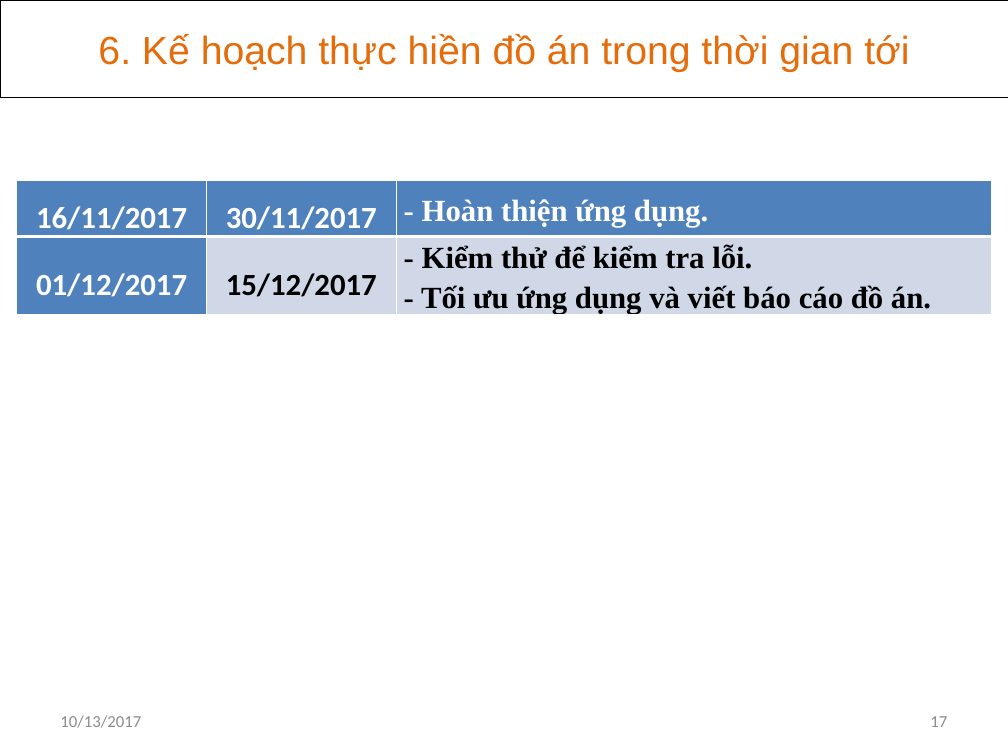
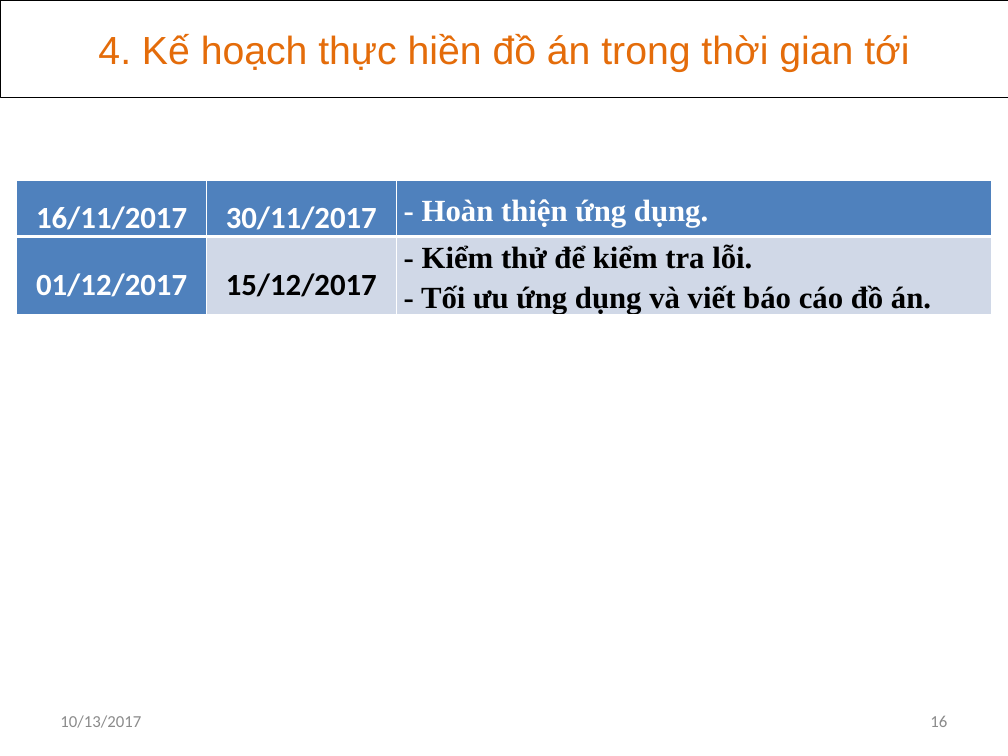
Before and after one commit to khanhvinhit/Do-An, a slide deck: slide 16 of THESIS/DACN_UD_Hoc_KHo_CTK37_BaoCao_D2.pptx (slide 17 before the commit). Drawn at 1008x756 pixels with LibreOffice and Linux fonts; fonts in the diff are those of the drawing. Boxes give left, top, right and bottom in pixels: in the first picture for what was removed or moved away, otherwise in the second. Text is boxed around its words. In the diff, an @@ line names an element or a change of style, - is before the commit and + after.

```diff
--- a/THESIS/DACN_UD_Hoc_KHo_CTK37_BaoCao_D2.pptx
+++ b/THESIS/DACN_UD_Hoc_KHo_CTK37_BaoCao_D2.pptx
@@ text in rectangle at (98,34,909,72): text changed @@
-6. Kế hoạch thực hiền đồ án trong thời gian tới
+4. Kế hoạch thực hiền đồ án trong thời gian tới
@@ page number at (930,716,947,727): text changed @@
-17
+16
```
Also in this commit, not shown: 2 other slides changed, 1 slide removed, 7 other files.
